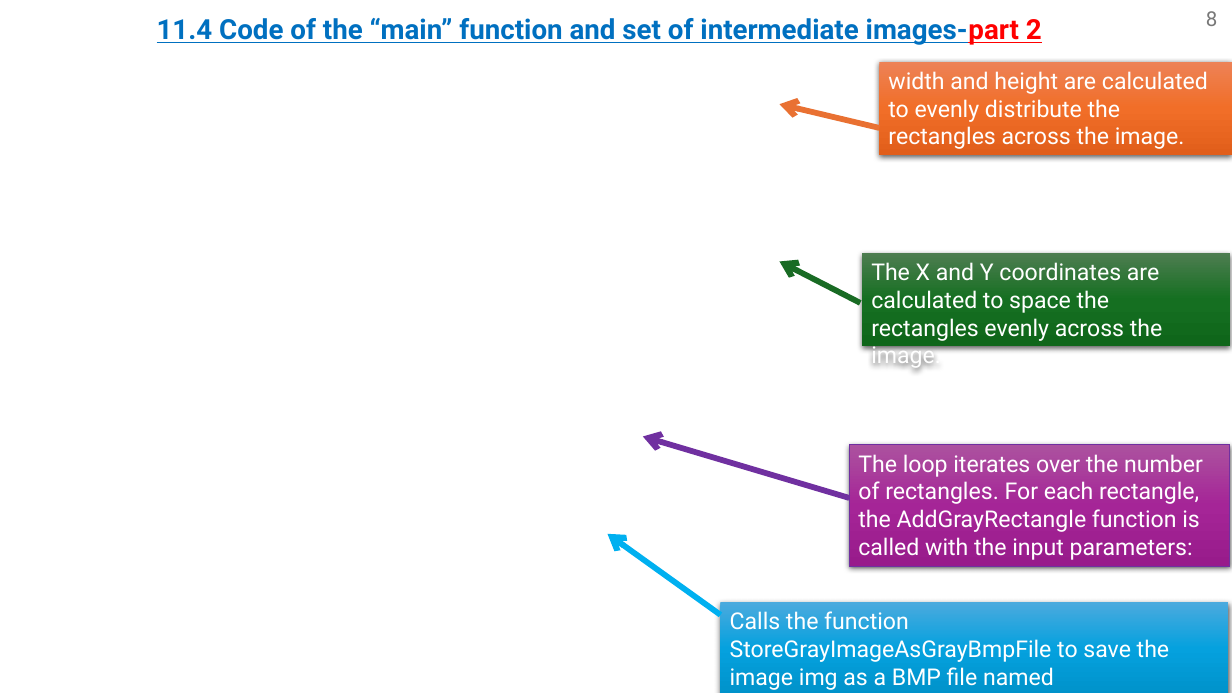
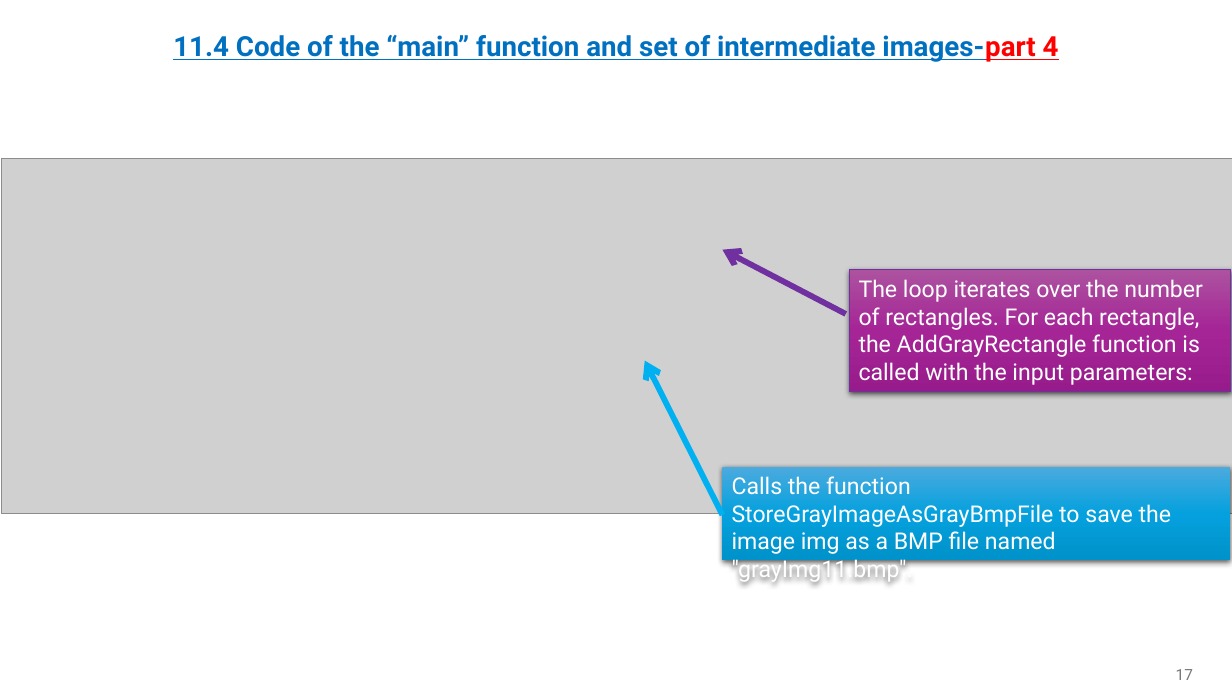
Before and after one commit to omripony/image-processing, a slide deck: slide 17 of labs/Assignment_11.pptx (slide 8 before the commit). Drawn at 1232x693 pixels with LibreOffice and Linux fonts; fonts in the diff are those of the drawing; grey boxes stand for pictures; background and template pictures are left out. Boxes give left, top, right and bottom in pixels: in the first picture for what was removed or moved away, otherwise in the second. Text is boxed around its words. In the diff, an @@ line names an element or a change of style, - is before the commit and + after.

```diff
--- a/labs/Assignment_11.pptx
+++ b/labs/Assignment_11.pptx
@@ page number removed at bbox=[1206, 11, 1218, 26] @@
-8
@@ title at bbox=[173, 35, 1059, 62]: text changed @@
-11.4 Code of the “main” function and set of intermediate images-part 2
+11.4 Code of the “main” function and set of intermediate images-part 4
@@ rectangle removed at bbox=[880, 62, 1232, 155] @@
-width and height are calculated to evenly distribute the rectangles across the image.
@@ arrow removed from (880, 128) to (780, 104) @@
@@ picture added at bbox=[2, 159, 1232, 514] @@
@@ arrow moved from (860, 303) - (780, 262) to (846, 314) - (723, 250) @@
@@ arrow (846, 314) - (723, 250): stroke #196B24 4.5 pt to #7030A0 4.5 pt @@
@@ rectangle removed at bbox=[862, 253, 1230, 347] @@
-The X and Y coordinates are calculated to space the rectangles evenly across the image.
@@ rectangle "The loop iterates over the ...": place and size @@
-rectangle "The loop iterates over the ..." at bbox=[849, 445, 1230, 567]
+rectangle "The loop iterates over the ..." at bbox=[849, 270, 1230, 392]
@@ arrow added from (723, 515) to (645, 360), #00B0F0 4.5 pt @@
@@ arrow removed from (849, 498) to (643, 436) @@
@@ rectangle "Calls the function StoreGrayImageAsGrayBmpFile to ...": place and size @@
-rectangle "Calls the function StoreGrayImageAsGrayBmpFile to ..." at bbox=[721, 603, 1229, 693]
+rectangle "Calls the function StoreGrayImageAsGrayBmpFile to ..." at bbox=[723, 467, 1231, 560]
@@ arrow removed from (721, 615) to (607, 534) @@
@@ page number added at bbox=[1176, 669, 1193, 680], 12 pt, text #797979 @@
+17
```
Also in this commit, not shown: 2 other slides changed, 9 slides added.
